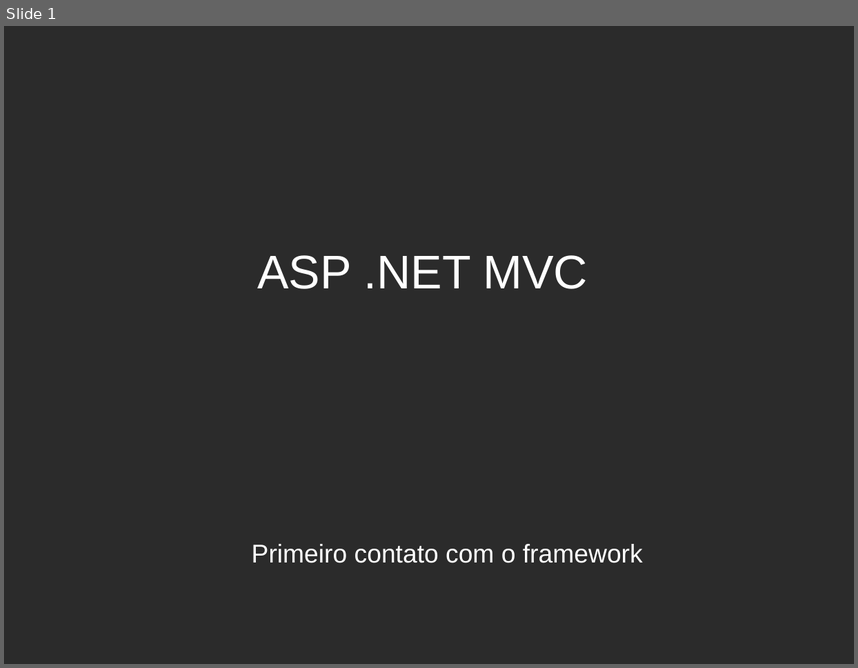
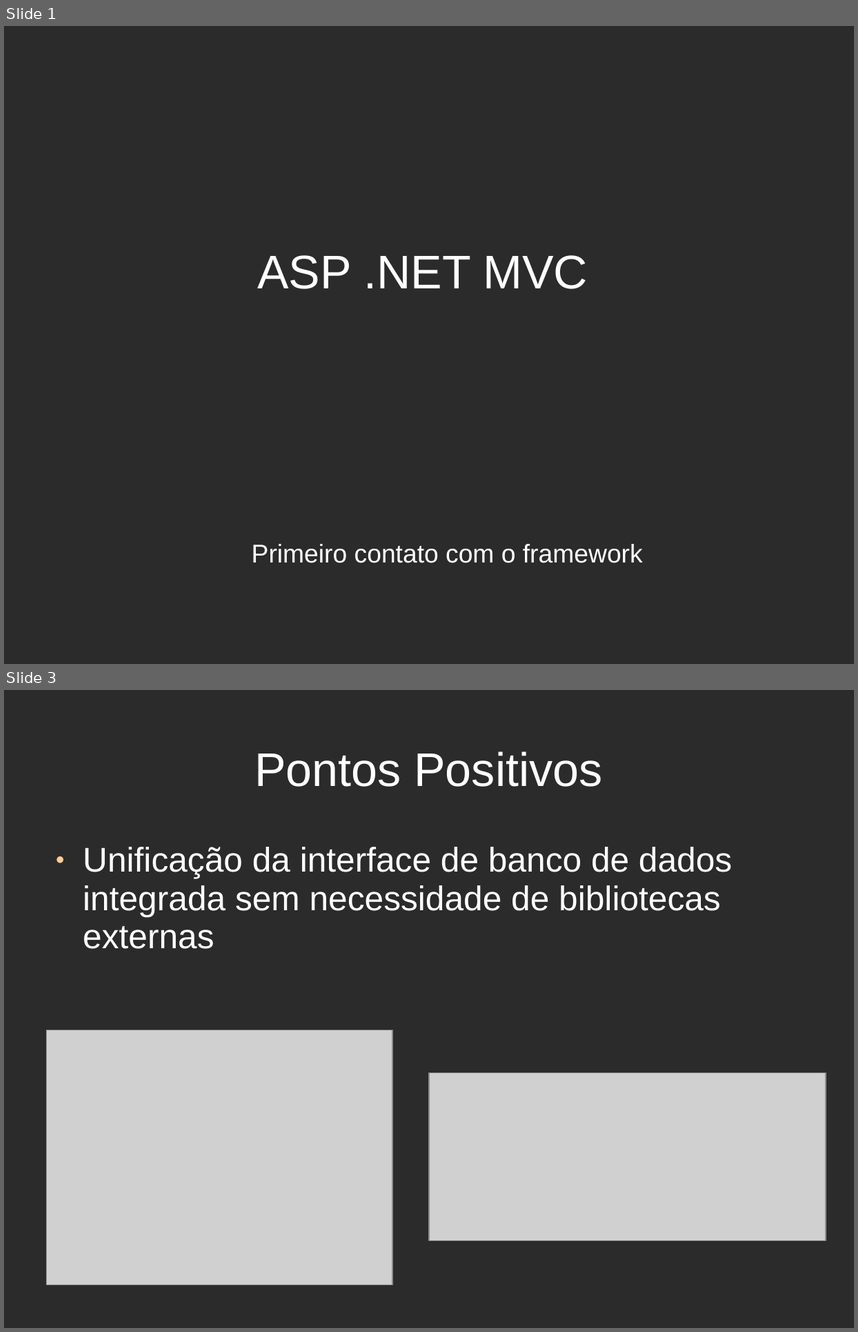
Before and after one commit to icoutinho/BarShowroom, a slide deck: barshowroom.ppt. Shown one above the other, each under a label of ours: slide 1 before the commit, slides 1 and 3 after it; the slides between them are not shown. The pictures are 858x668 and 858x1332 pixels, drawn with LibreOffice and Linux fonts; fonts in the diff are those of the drawing; grey boxes stand for pictures; background and template pictures are left out; a plain dark background stands for a picture behind light text. Boxes give left, top, right and bottom in pixels: in the first picture for what was removed or moved away, otherwise in the second. Text is boxed around its words. In the diff, an @@ line names an element or a change of style, - is before the commit and + after.

```diff
--- a/barshowroom.ppt
+++ b/barshowroom.ppt
@@ slide 3 added at (4,690,854,1328), background picture (left out) @@
@@ title added at (254,751,602,787), 44 pt, text #FFFFFF @@
+Pontos Positivos
@@ text added at (83,847,732,949), 32 pt, text #FFFFFF @@
+● Unificação da interface de banco de dados integrada sem necessidade de bibliotecas externas
@@ picture added at (46,1030,392,1285) @@
@@ picture added at (429,1073,826,1241) @@
```
Also in this commit, not shown: 1 slide changed, 2 other slides added, 1 other file.
